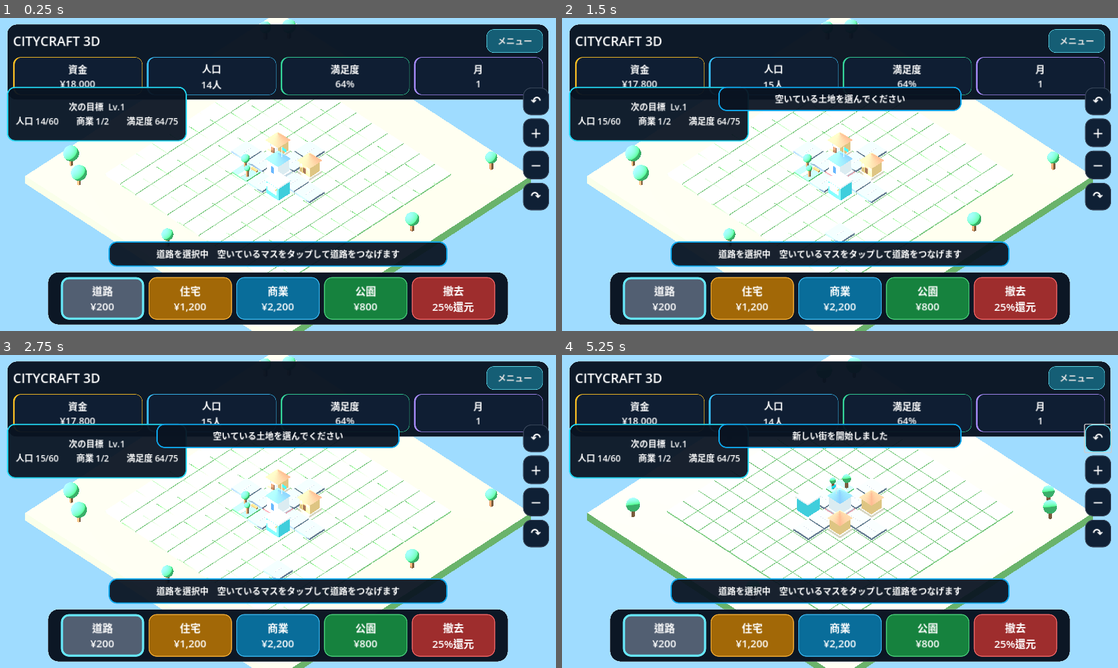
Above: before the commit, frames 1-4 (two rows, left to right).
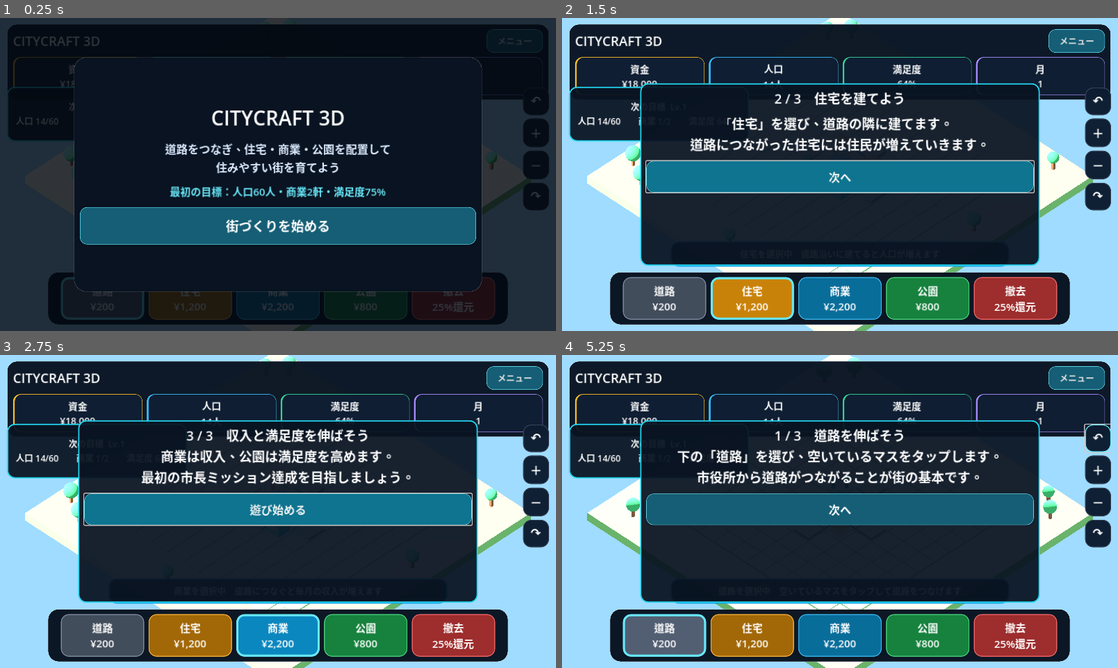
Above: after the commit, the same moments.

Repository: kobitworks/autoai_poc
Game: Godot game, scene res://main.tscn
Two runs of this game, one before a commit and one after it. Both use one fixed random seed, a clock stepped at 60 frames per second and the inputs below.
Inputs (mouse positions are in pixels of both pictures, inside the frame that each line leads up to):
- Up to frame 1 (0.25 s): no input
- Up to frame 2 (1.5 s): click (840, 224) at 0.5 s, where only the run after the commit has a clickable "街づくりを始める"; click (840, 171) at 1.25 s, where only the run after the commit has a clickable "次へ"
- Up to frame 3 (2.75 s): click (278, 514) at 2 s, where only the run after the commit has a clickable "次へ"
- Up to frame 4 (5.25 s): click (840, 508) at 2.75 s, where only the run after the commit has a clickable "遊び始める"; click "メニュー" at 3.5 s; click "最初から始める" at 4.25 s; click "↶" at 5 s

The runs differ from the first frame. In frame 1, 73% of the frame differs, in the area x 0-100%, y 0-100%; in frame 2, 35%; in frame 3, 35%; in frame 4, 33%.

Commit message:
Add CityCraft start screen tutorial and mission reward

Diff:
--- a/p021-game/sources/citycraft-3d-godot/main.gd
+++ b/p021-game/sources/citycraft-3d-godot/main.gd
@@ -47,19 +47,35 @@
 var save_button: Button
 var selection_marker: MeshInstance3D
 var last_selection_cell := Vector2i(-1, -1)
+var start_overlay: ColorRect
+var start_card: PanelContainer
+var start_button: Button
+var start_subtitle: Label
+var tutorial_panel: PanelContainer
+var tutorial_label: Label
+var tutorial_button: Button
+var tutorial_step := 0
+var tutorial_done := false
+var fresh_game := false
+var mission_complete_panel: PanelContainer
+var mission_reward_claimed := false
 
 func _ready() -> void:
 	_build_world()
 	_build_ui()
-	if not _load_game(false):
+
+	var loaded_existing := _load_game(false)
+	if not loaded_existing:
+		fresh_game = true
 		_seed_city()
 		_save_game(false)
+
 	_update_hud()
 	_update_camera()
 
 	simulation_timer = Timer.new()
 	simulation_timer.wait_time = 5.5
-	simulation_timer.autostart = true
+	simulation_timer.autostart = false
 	simulation_timer.timeout.connect(_monthly_tick)
 	add_child(simulation_timer)
 
@@ -69,6 +85,7 @@
 	toast_timer.timeout.connect(func(): toast_label.visible = false)
 	add_child(toast_timer)
 
+	_show_start_screen(loaded_existing)
 	get_viewport().size_changed.connect(_on_viewport_resized)
 
 
@@ -455,6 +472,7 @@
 	else:
 		level = 1
 
+	_check_mission_completion(c)
 	_update_hud()
 
 
@@ -698,6 +716,119 @@
 	toast_label.visible = false
 	layer.add_child(toast_label)
 
+	# First-view title/start overlay.
+	start_overlay = ColorRect.new()
+	start_overlay.set_anchors_preset(Control.PRESET_FULL_RECT)
+	start_overlay.color = Color(0.01, 0.03, 0.06, 0.82)
+	layer.add_child(start_overlay)
+
+	start_card = PanelContainer.new()
+	start_card.set_anchors_preset(Control.PRESET_CENTER, false)
+	start_card.add_theme_stylebox_override("panel", _panel_style(Color(0.035, 0.075, 0.13, 0.99), 28))
+	start_overlay.add_child(start_card)
+
+	var start_box := VBoxContainer.new()
+	start_box.alignment = BoxContainer.ALIGNMENT_CENTER
+	start_box.add_theme_constant_override("separation", 18)
+	start_card.add_child(start_box)
+
+	var start_title := Label.new()
+	start_title.text = "CITYCRAFT 3D"
+	start_title.horizontal_alignment = HORIZONTAL_ALIGNMENT_CENTER
+	start_title.add_theme_font_size_override("font_size", 46)
+	start_title.add_theme_color_override("font_color", Color.WHITE)
+	start_box.add_child(start_title)
+
+	start_subtitle = Label.new()
+	start_subtitle.text = "道路をつなぎ、住宅・商業・公園を配置して\n住みやすい街を育てよう"
+	start_subtitle.horizontal_alignment = HORIZONTAL_ALIGNMENT_CENTER
+	start_subtitle.add_theme_font_size_override("font_size", 26)
+	start_subtitle.add_theme_color_override("font_color", Color("dbeafe"))
+	start_box.add_child(start_subtitle)
+
+	var goal_label := Label.new()
+	goal_label.text = "最初の目標：人口60人・商業2軒・満足度75%"
+	goal_label.horizontal_alignment = HORIZONTAL_ALIGNMENT_CENTER
+	goal_label.add_theme_font_size_override("font_size", 24)
+	goal_label.add_theme_color_override("font_color", Color("67e8f9"))
+	start_box.add_child(goal_label)
+
+	start_button = Button.new()
+	start_button.text = "街づくりを始める"
+	start_button.custom_minimum_size = Vector2(520, 86)
+	start_button.add_theme_font_size_override("font_size", 30)
+	start_button.add_theme_color_override("font_color", Color.WHITE)
+	start_button.add_theme_stylebox_override("normal", _menu_button_style(false))
+	start_button.add_theme_stylebox_override("hover", _menu_button_style(true))
+	start_button.add_theme_stylebox_override("pressed", _menu_button_style(true))
+	start_button.pressed.connect(_begin_play_session)
+	start_box.add_child(start_button)
+
+	# Short first-run tutorial.
+	tutorial_panel = PanelContainer.new()
+	tutorial_panel.set_anchors_preset(Control.PRESET_CENTER, false)
+	tutorial_panel.add_theme_stylebox_override("panel", _accent_panel_style(Color("22d3ee")))
+	tutorial_panel.visible = false
+	layer.add_child(tutorial_panel)
+
+	var tutorial_box := VBoxContainer.new()
+	tutorial_box.add_theme_constant_override("separation", 16)
+	tutorial_panel.add_child(tutorial_box)
+
+	tutorial_label = Label.new()
+	tutorial_label.horizontal_alignment = HORIZONTAL_ALIGNMENT_CENTER
+	tutorial_label.autowrap_mode = TextServer.AUTOWRAP_WORD_SMART
+	tutorial_label.add_theme_font_size_override("font_size", 30)
+	tutorial_label.add_theme_color_override("font_color", Color.WHITE)
+	tutorial_box.add_child(tutorial_label)
+
+	tutorial_button = Button.new()
+	tutorial_button.text = "次へ"
+	tutorial_button.custom_minimum_size = Vector2(300, 72)
+	tutorial_button.add_theme_font_size_override("font_size", 26)
+	tutorial_button.add_theme_color_override("font_color", Color.WHITE)
+	tutorial_button.add_theme_stylebox_override("normal", _menu_button_style(false))
+	tutorial_button.add_theme_stylebox_override("hover", _menu_button_style(true))
+	tutorial_button.add_theme_stylebox_override("pressed", _menu_button_style(true))
+	tutorial_button.pressed.connect(_tutorial_next)
+	tutorial_box.add_child(tutorial_button)
+
+	# Mission-complete celebration.
+	mission_complete_panel = PanelContainer.new()
+	mission_complete_panel.set_anchors_preset(Control.PRESET_CENTER, false)
+	mission_complete_panel.add_theme_stylebox_override("panel", _accent_panel_style(Color("fbbf24")))
+	mission_complete_panel.visible = false
+	layer.add_child(mission_complete_panel)
+
+	var clear_box := VBoxContainer.new()
+	clear_box.add_theme_constant_override("separation", 16)
+	mission_complete_panel.add_child(clear_box)
+
+	var clear_title := Label.new()
+	clear_title.text = "市長ミッション達成！"
+	clear_title.horizontal_alignment = HORIZONTAL_ALIGNMENT_CENTER
+	clear_title.add_theme_font_size_override("font_size", 40)
+	clear_title.add_theme_color_override("font_color", Color("fde68a"))
+	clear_box.add_child(clear_title)
+
+	var clear_text := Label.new()
+	clear_text.text = "人口・商業・満足度の目標を達成しました。\n報酬 ¥5,000 を獲得！"
+	clear_text.horizontal_alignment = HORIZONTAL_ALIGNMENT_CENTER
+	clear_text.add_theme_font_size_override("font_size", 28)
+	clear_text.add_theme_color_override("font_color", Color.WHITE)
+	clear_box.add_child(clear_text)
+
+	var clear_button := Button.new()
+	clear_button.text = "街づくりを続ける"
+	clear_button.custom_minimum_size = Vector2(420, 76)
+	clear_button.add_theme_font_size_override("font_size", 26)
+	clear_button.add_theme_color_override("font_color", Color.WHITE)
+	clear_button.add_theme_stylebox_override("normal", _menu_button_style(false))
+	clear_button.add_theme_stylebox_override("hover", _menu_button_style(true))
+	clear_button.add_theme_stylebox_override("pressed", _menu_button_style(true))
+	clear_button.pressed.connect(func(): mission_complete_panel.visible = false)
+	clear_box.add_child(clear_button)
+
 	_apply_ui_layout()
 	_set_tool(selected_tool)
 
@@ -802,6 +933,19 @@
 	var portrait: bool = viewport_size.y > viewport_size.x * 1.20
 
 	if portrait:
+		start_card.offset_left = -580
+		start_card.offset_right = 580
+		start_card.offset_top = -320
+		start_card.offset_bottom = 320
+		tutorial_panel.offset_left = -560
+		tutorial_panel.offset_right = 560
+		tutorial_panel.offset_top = -250
+		tutorial_panel.offset_bottom = 250
+		mission_complete_panel.offset_left = -540
+		mission_complete_panel.offset_right = 540
+		mission_complete_panel.offset_top = -240
+		mission_complete_panel.offset_bottom = 240
+
 		ui_theme.default_font_size = 30
 		title_label.add_theme_font_size_override("font_size", 42)
 		for label in [money_label, population_label, happiness_label, month_label]:
@@ -862,6 +1006,19 @@
 		toast_label.offset_top = 366
 		toast_label.offset_bottom = 446
 	else:
+		start_card.offset_left = -470
+		start_card.offset_right = 470
+		start_card.offset_top = -270
+		start_card.offset_bottom = 270
+		tutorial_panel.offset_left = -460
+		tutorial_panel.offset_right = 460
+		tutorial_panel.offset_top = -210
+		tutorial_panel.offset_bottom = 210
+		mission_complete_panel.offset_left = -440
+		mission_complete_panel.offset_right = 440
+		mission_complete_panel.offset_top = -200
+		mission_complete_panel.offset_bottom = 200
+
 		ui_theme.default_font_size = 20
 		title_label.add_theme_font_size_override("font_size", 30)
 		for label in [money_label, population_label, happiness_label, month_label]:
@@ -985,16 +1142,76 @@
 		toast_timer.start()
 
 
+func _show_start_screen(has_save: bool) -> void:
+	if start_overlay == null:
+		return
+	start_overlay.visible = true
+	start_button.text = "つづきから" if has_save else "街づくりを始める"
+	start_subtitle.text = "保存した街のつづきから始めます" if has_save else "道路をつなぎ、住宅・商業・公園を配置して\n住みやすい街を育てよう"
+
+func _begin_play_session() -> void:
+	if start_overlay:
+		start_overlay.visible = false
+	if simulation_timer and simulation_timer.is_stopped():
+		simulation_timer.start()
+	if not tutorial_done:
+		tutorial_step = 0
+		_show_tutorial_step()
+
+func _show_tutorial_step() -> void:
+	if tutorial_panel == null:
+		return
+	tutorial_panel.visible = true
+	match tutorial_step:
+		0:
+			tutorial_label.text = "1 / 3　道路を伸ばそう\n下の「道路」を選び、空いているマスをタップします。\n市役所から道路がつながることが街の基本です。"
+			tutorial_button.text = "次へ"
+			_set_tool("road")
+		1:
+			tutorial_label.text = "2 / 3　住宅を建てよう\n「住宅」を選び、道路の隣に建てます。\n道路につながった住宅には住民が増えていきます。"
+			tutorial_button.text = "次へ"
+			_set_tool("home")
+		2:
+			tutorial_label.text = "3 / 3　収入と満足度を伸ばそう\n商業は収入、公園は満足度を高めます。\n最初の市長ミッション達成を目指しましょう。"
+			tutorial_button.text = "遊び始める"
+			_set_tool("shop")
+
+func _tutorial_next() -> void:
+	tutorial_step += 1
+	if tutorial_step >= 3:
+		tutorial_done = true
+		tutorial_panel.visible = false
+		_set_tool("road")
+		_save_game(false)
+		_toast("チュートリアル完了　まずは人口60人を目指そう")
+		return
+	_show_tutorial_step()
+
+func _check_mission_completion(count_data: Dictionary) -> void:
+	if mission_reward_claimed:
+		return
+	var complete: bool = population >= 60 and int(count_data["shop"]) >= 2 and happiness >= 75
+	if not complete:
+		return
+	mission_reward_claimed = true
+	money += 5000
+	if mission_complete_panel:
+		mission_complete_panel.visible = true
+	_save_game(false)
+
 func _toggle_menu() -> void:
 	if menu_panel:
 		menu_panel.visible = not menu_panel.visible
 
 func _new_game() -> void:
+	tutorial_done = false
+	mission_reward_claimed = false
+	fresh_game = true
 	_seed_city()
 	_save_game(false)
 	if menu_panel:
 		menu_panel.visible = false
-	_toast("新しい街を開始しました")
+	_begin_play_session()
 
 func _can_place(cell: Vector2i) -> bool:
 	if cell.x < 0 or cell.y < 0 or cell.x >= GRID_SIZE or cell.y >= GRID_SIZE:
@@ -1089,6 +1306,8 @@
 		"month": month,
 		"level": level,
 		"selected_tool": selected_tool,
+		"tutorial_done": tutorial_done,
+		"mission_reward_claimed": mission_reward_claimed,
 		"cells": []
 	}
 	for key in cells.keys():
@@ -1128,6 +1347,8 @@
 	month = int(parsed.get("month", 1))
 	level = int(parsed.get("level", 1))
 	selected_tool = str(parsed.get("selected_tool", "road"))
+	tutorial_done = bool(parsed.get("tutorial_done", true))
+	mission_reward_claimed = bool(parsed.get("mission_reward_claimed", false))
 
 	for item in parsed.get("cells", []):
 		_spawn(str(item["type"]), Vector2i(int(item["x"]), int(item["y"])))
